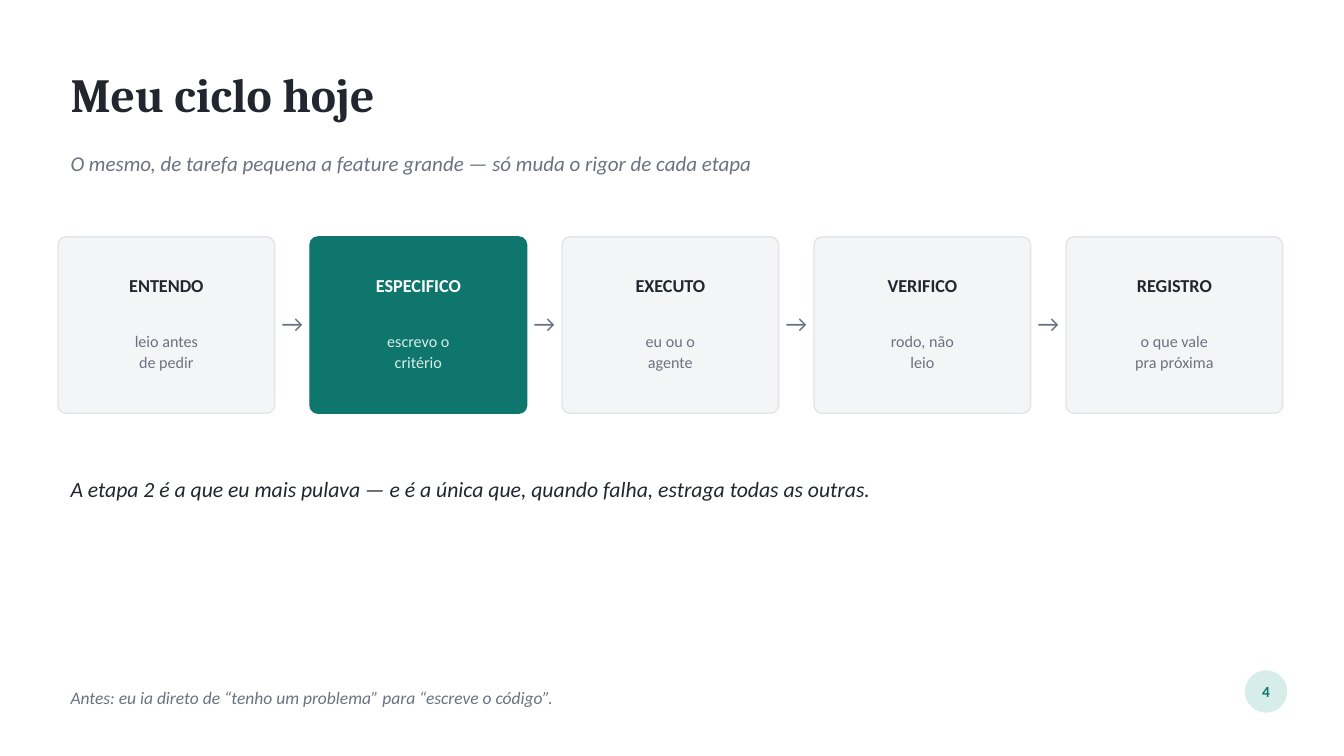
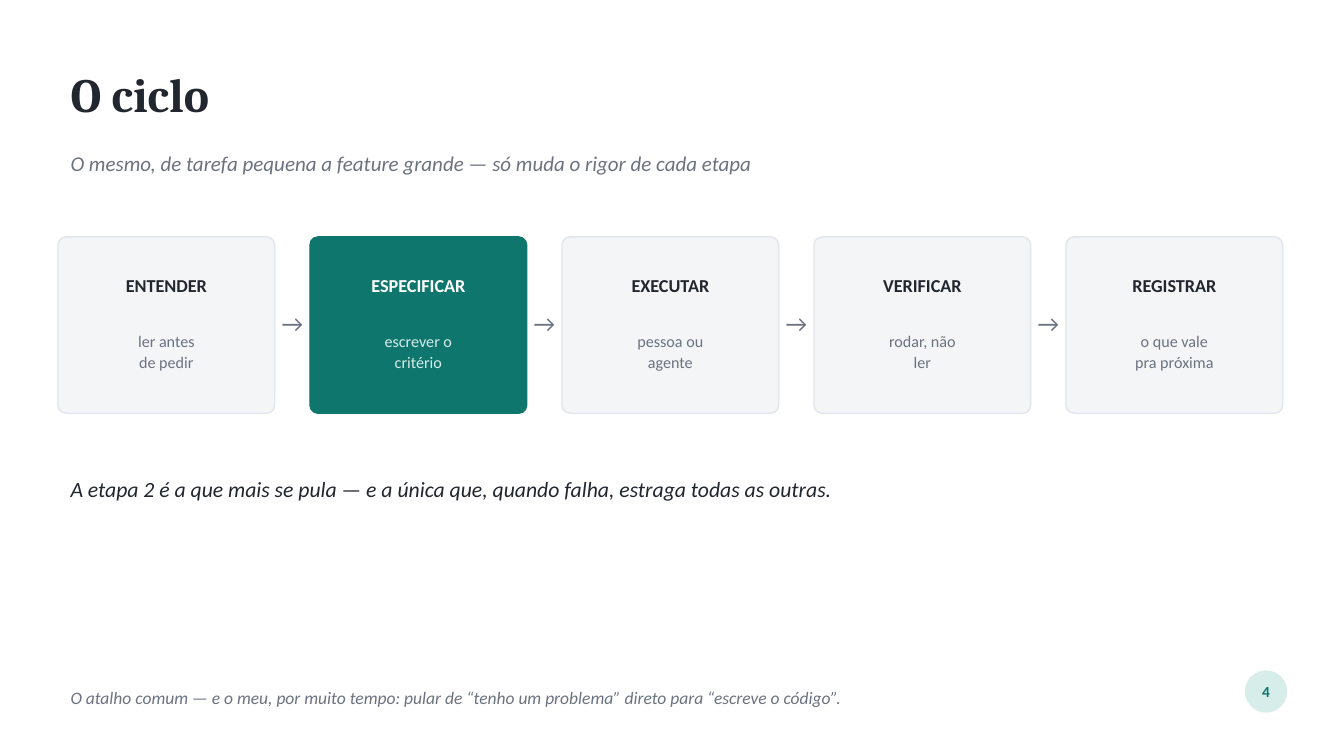
Before and after one commit to devdiasbr/boas-praticas-ia, a slide deck: slide 5 of apresentacao/como-eu-uso-ia.pptx. Drawn at 1344x756 pixels with LibreOffice and Linux fonts; fonts in the diff are those of the drawing. Boxes give left, top, right and bottom in pixels: in the first picture for what was removed or moved away, otherwise in the second. Text is boxed around its words. In the diff, an @@ line names an element or a change of style, - is before the commit and + after.

```diff
--- a/apresentacao/como-eu-uso-ia.pptx
+++ b/apresentacao/como-eu-uso-ia.pptx
@@ text at (71, 79, 209, 113): text changed @@
-Meu ciclo hoje
+O ciclo
@@ text at (126, 280, 207, 292): text changed @@
-ENTENDO
+ENTENDER
@@ text at (371, 280, 465, 292): text changed @@
-ESPECIFICO
+ESPECIFICAR
@@ text at (632, 280, 710, 292): text changed @@
-EXECUTO
+EXECUTAR
@@ text at (883, 280, 962, 292): text changed @@
-VERIFICO
+VERIFICAR
@@ text at (1132, 280, 1216, 292): text changed @@
-REGISTRO
+REGISTRAR
@@ text at (138, 336, 195, 347): text changed @@
-leio antes
+ler antes
@@ text at (385, 339, 451, 347): text changed @@
-escrevo o
+escrever o
@@ text at (637, 339, 703, 350): text changed @@
-eu ou o
+pessoa ou
@@ text at (889, 336, 956, 368): text changed @@
-rodo, não
-leio
+rodar, não
+ler
@@ text at (71, 482, 831, 501): text changed @@
-A etapa 2 é a que eu mais pulava — e é a única que, quando falha, estraga todas as outras.
+A etapa 2 é a que mais se pula — e a única que, quando falha, estraga todas as outras.
@@ text at (71, 691, 841, 707): text changed @@
-Antes: eu ia direto de “tenho um problema” para “escreve o código”.
+O atalho comum — e o meu, por muito tempo: pular de “tenho um problema” direto para “escreve o código”.
```
Also in this commit, not shown: 21 other slides changed, 1 other file.
